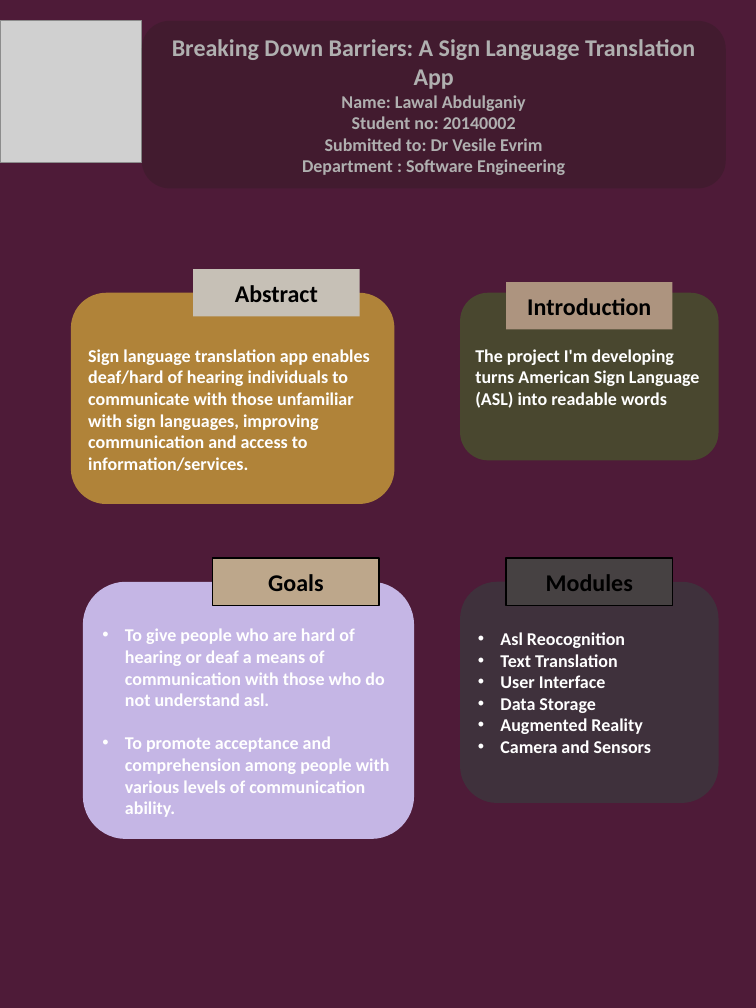
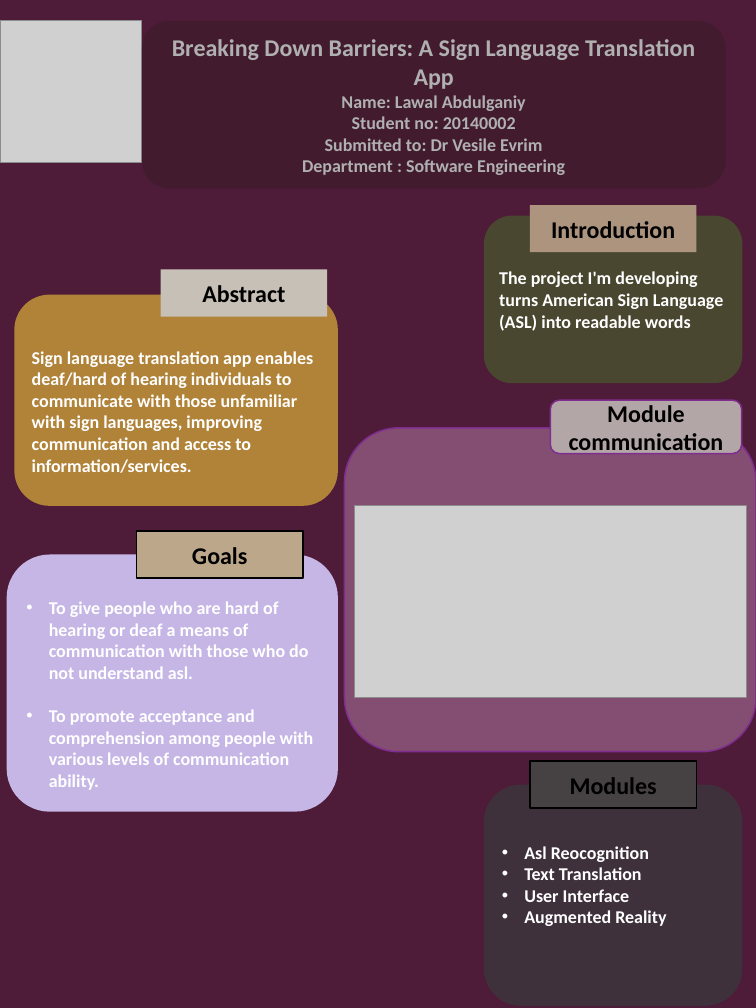
Before and after one commit to Abdulganiylawal/SignEase, a slide deck: slide 1 of 20140002_Project_Poster.pptx. Drawn at 756x1008 pixels with LibreOffice and Linux fonts; fonts in the diff are those of the drawing; grey boxes stand for pictures; background and template pictures are left out. Boxes give left, top, right and bottom in pixels: in the first picture for what was removed or moved away, otherwise in the second. Text is boxed around its words. In the diff, an @@ line names an element or a change of style, - is before the commit and + after.

Commit message:
new poster

```diff
--- a/20140002_Project_Poster.pptx
+++ b/20140002_Project_Poster.pptx
@@ rectangle "Introduction": place and size @@
-rectangle "Introduction" at box(506, 282, 672, 330)
+rectangle "Introduction" at box(530, 205, 696, 253)
@@ rounded rectangle "The project I'm developing turns ...": place and size @@
-rounded rectangle "The project I'm developing turns ..." at box(460, 293, 719, 461)
+rounded rectangle "The project I'm developing turns ..." at box(484, 215, 742, 383)
@@ rectangle "Abstract": place and size @@
-rectangle "Abstract" at box(193, 269, 359, 317)
+rectangle "Abstract" at box(161, 269, 327, 317)
@@ rounded rectangle "Sign language translation app enables ...": place and size @@
-rounded rectangle "Sign language translation app enables ..." at box(71, 293, 394, 504)
+rounded rectangle "Sign language translation app enables ..." at box(14, 294, 338, 505)
@@ rounded rectangle added at box(550, 400, 742, 454), fill #B2A7A6, outline #7F2E8F 1.5 pt, 24 pt, text #000000, bold @@
+Module communication
@@ rounded rectangle added at box(345, 428, 756, 752), fill #844E73, outline #7F2E8F 1.5 pt @@
@@ picture added at box(354, 506, 746, 698) @@
@@ rectangle "Goals": place and size @@
-rectangle "Goals" at box(212, 558, 379, 606)
+rectangle "Goals" at box(137, 531, 303, 578)
@@ rounded rectangle "To give people who are ...": place and size @@
-rounded rectangle "To give people who are ..." at box(83, 582, 414, 839)
+rounded rectangle "To give people who are ..." at box(6, 554, 338, 811)
@@ text in rounded rectangle at box(500, 698, 596, 713): paragraph removed @@
-• Data Storage
@@ text in rounded rectangle at box(500, 740, 651, 753): paragraph removed @@
-• Camera and Sensors
@@ rectangle "Modules": place and size @@
-rectangle "Modules" at box(506, 558, 672, 606)
+rectangle "Modules" at box(530, 761, 696, 809)
@@ rounded rectangle "Asl Reocognition": place and size @@
-rounded rectangle "Asl Reocognition" at box(460, 582, 719, 803)
+rounded rectangle "Asl Reocognition" at box(484, 785, 742, 1006)
```
